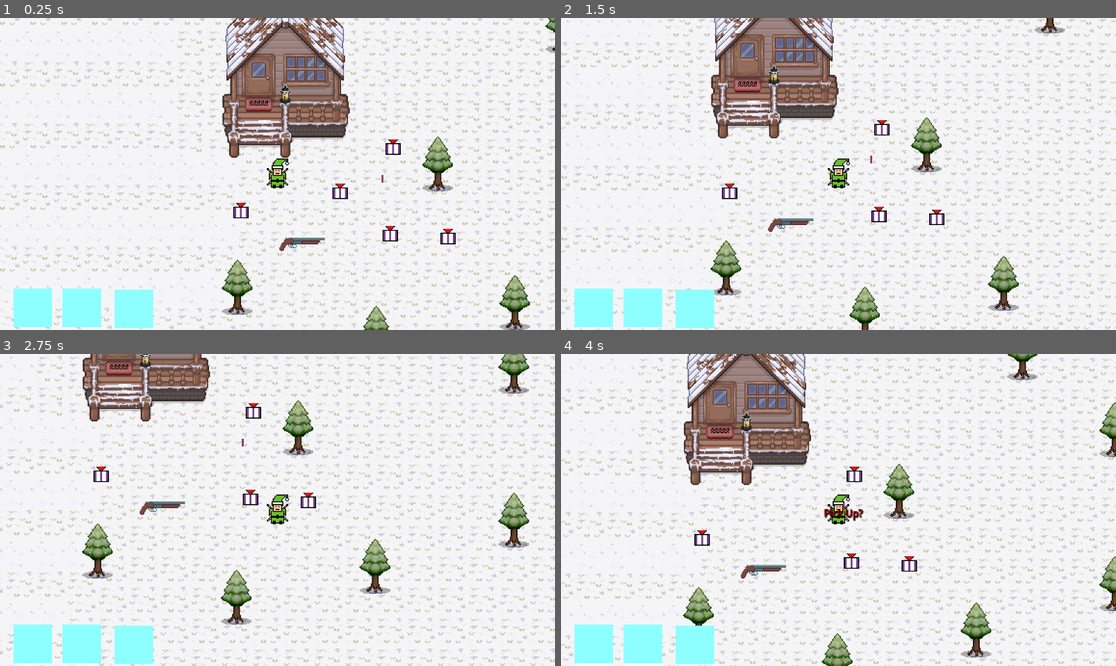
Above: before the commit, frames 1-4 (two rows, left to right).
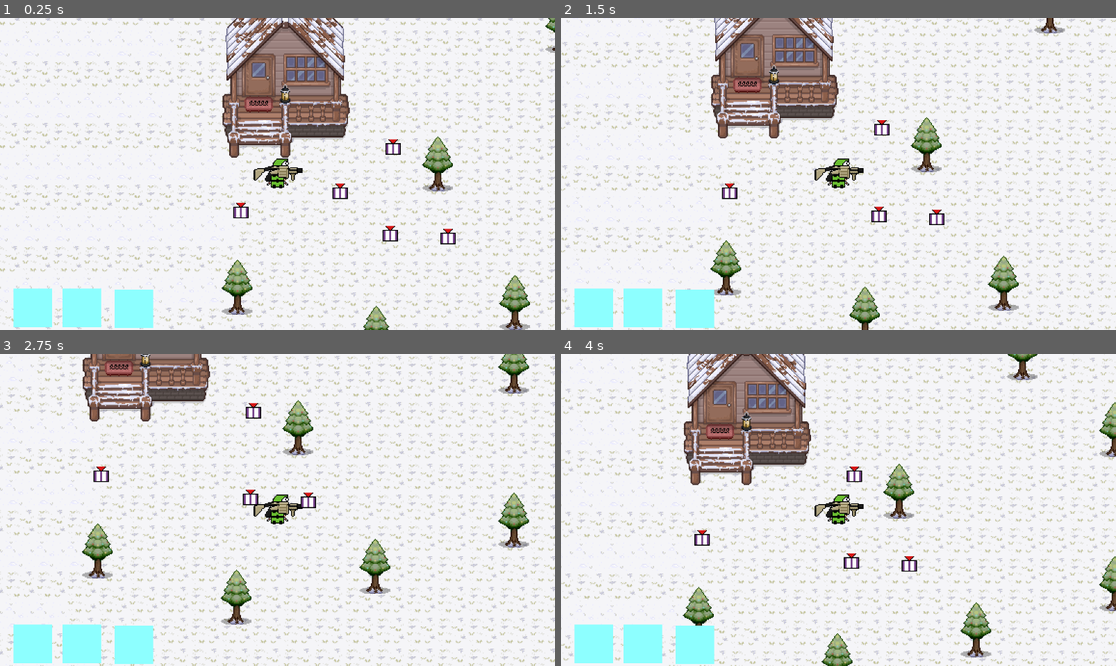
Above: after the commit, the same moments.

Repository: mr-moosebear/ElvesForClause
Game: Godot game, scene res://Scenes/main.tscn
Two runs of this game, one before a commit and one after it. Both use one fixed random seed, a clock stepped at 60 frames per second and the inputs below.
Inputs:
- Up to frame 1 (0.25 s): no input
- Up to frame 2 (1.5 s): tap Enter at 0.5 s; hold Right (right) 0.53-1.28 s; tap F (attack) at 0.6, 1.35 s; hold Down (down) from 1.28 s (still down)
- Up to frame 3 (2.75 s): release Down (down) at 2.03 s; hold Right (right) from 2.03 s (still down); tap F (attack) at 2.1 s
- Up to frame 4 (4 s): release Right (right) at 2.78 s; hold Up (up) 2.78-3.53 s; tap F (attack) at 2.85, 3.6 s; hold Left (left) from 3.53 s (still down)

The runs differ from the first frame. In frame 1, 0.5% of the frame differs, in the area x 45-70%, y 47-75%; in frame 2, 0.5%; in frame 3, 0.5%; in frame 4, 0.6%, in the area x 32-55%, y 47-72%.

Commit message:
Working with Gun

Diff:
--- a/elvesforclause/Autoloads/global.gd
+++ b/elvesforclause/Autoloads/global.gd
@@ -1,8 +1,23 @@
 extends Node
 
 
+var player_stats : Dictionary
+
 var short_range : String
 var long_range : String
-var trap : String
+var present : String
 
-var present : String
+const weapons = ["coal_gun", "wrapping_paper"]
+const power_ups = ["egg_nog", "hot_chocolate"]
+const power_downs = ["coal", "reindeer_poop"]
+
+func pick_random_item(str: String) -> String:
+	match str: # str = present
+		"power_down":
+			return power_downs.pick_random()
+		"power_up":
+			return power_ups.pick_random()
+		"weapon":
+			return weapons.pick_random()
+		_:
+			return ""
--- a/elvesforclause/Characters/player_one.gd
+++ b/elvesforclause/Characters/player_one.gd
@@ -1,5 +1,6 @@
 extends CharacterBody2D
 
+@onready var coal_gun = preload("res://Items/coal_gun.tscn")
 
 const player_base_stats = {
 	"health": 5,
@@ -8,10 +9,18 @@
 	"luck": 5
 }
 
-func _ready() -> void:
-	if !Global.short_range:
-		print("Hello")
 
 
-func _physics_process(delta: float) -> void:
-	pass
+
+func _ready() -> void:
+	var t = get_viewport().size
+	print(t)
+	update_weapon()
+
+func update_weapon() -> void:
+	var weapon = coal_gun.instantiate()
+	add_child(weapon)
+
+
+func _on_child_entered_tree(node: Node) -> void:
+	print(node.name)
--- a/elvesforclause/Characters/player_one.tscn
+++ b/elvesforclause/Characters/player_one.tscn
@@ -11,16 +11,16 @@
 [node name="PlayerOne" type="CharacterBody2D" groups=["player"]]
 script = ExtResource("1_lvsi3")
 
+[node name="CompCharacterMove" type="Node" parent="." node_paths=PackedStringArray("player")]
+script = ExtResource("3_myhgu")
+player = NodePath("..")
+
 [node name="CollisionShape2D" type="CollisionShape2D" parent="."]
 position = Vector2(0, -0.5)
 shape = SubResource("RectangleShape2D_0yvxe")
 
 [node name="Sprite2D" type="Sprite2D" parent="."]
 texture = ExtResource("2_q8p6s")
-
-[node name="CompCharacterMove" type="Node" parent="." node_paths=PackedStringArray("player")]
-script = ExtResource("3_myhgu")
-player = NodePath("..")
 
 [node name="Camera2D" type="Camera2D" parent="."]
 zoom = Vector2(2, 2)
@@ -30,3 +30,5 @@
 offset_top = 119.0
 offset_right = -274.0
 offset_bottom = 119.0
+
+[connection signal="child_entered_tree" from="." to="." method="_on_child_entered_tree"]
--- /dev/null
+++ b/elvesforclause/Components/item_pickup_component.gd
@@ -0,0 +1,6 @@
+class_name CompItemPickup
+extends Node
+
+@export var node : Node2D
+
+var can_pickup : bool = false
--- a/elvesforclause/Items/coal_gun.gd
+++ b/elvesforclause/Items/coal_gun.gd
@@ -6,21 +6,3 @@
 	"durability": 5,
 	"mag_size": 5
 }
-
-
-var can_pickup : bool = false
-func _process(delta: float) -> void:
-	if can_pickup:
-		if Input.is_action_just_pressed("attack"):
-			Global.long_range = "coal_gun"
-			queue_free()
-
-func _on_area_2d_body_entered(body: Node2D) -> void:
-	if body.is_in_group("player"):
-		can_pickup = true
-		print("Pick Up Gun")
-
-
-func _on_area_2d_body_exited(body: Node2D) -> void:
-	if body.is_in_group("player"):
-		can_pickup = false
--- a/elvesforclause/Items/coal_gun.tscn
+++ b/elvesforclause/Items/coal_gun.tscn
@@ -1,22 +1,10 @@
-[gd_scene load_steps=4 format=3 uid="uid://dbxmx08kuq3cu"]
+[gd_scene load_steps=3 format=3 uid="uid://dbxmx08kuq3cu"]
 
 [ext_resource type="Script" path="res://Items/coal_gun.gd" id="1_axceh"]
-[ext_resource type="Texture2D" uid="uid://11fub0x4g234" path="res://Art/Sprite-0030.png" id="1_nb2q2"]
-
-[sub_resource type="RectangleShape2D" id="RectangleShape2D_e47ux"]
-size = Vector2(46, 14)
+[ext_resource type="Texture2D" uid="uid://bbokj4khumnnx" path="res://Art/grenade_launcher.png" id="2_18svb"]
 
 [node name="CoalGun" type="Node2D" groups=["long_range"]]
 script = ExtResource("1_axceh")
 
-[node name="Area2D" type="Area2D" parent="."]
-
-[node name="CollisionShape2D" type="CollisionShape2D" parent="Area2D"]
-position = Vector2(1, 3)
-shape = SubResource("RectangleShape2D_e47ux")
-
 [node name="Sprite2D" type="Sprite2D" parent="."]
-texture = ExtResource("1_nb2q2")
-
-[connection signal="body_entered" from="Area2D" to="." method="_on_area_2d_body_entered"]
-[connection signal="body_exited" from="Area2D" to="." method="_on_area_2d_body_exited"]
+texture = ExtResource("2_18svb")
--- a/elvesforclause/Items/present.gd
+++ b/elvesforclause/Items/present.gd
@@ -8,7 +8,9 @@
 	if can_pickup:
 		if Input.is_action_just_pressed("attack"):
 			Global.present = random_gift(gift)
+			print(Global.present)
 			queue_free()
+
 
 # TODO: Create a way that if an item hasn't been picked after 3x pick that
 func random_gift(arr: Array) -> String:
--- a/elvesforclause/Scenes/main.gd
+++ b/elvesforclause/Scenes/main.gd
@@ -2,9 +2,10 @@
 
 
 func _on_child_exiting_tree(node: Node) -> void:
-	if node.is_in_group("short_range"):
-		print("Short Range Updating")
-		$PlayerOne/InventoryUI.update_short_range()
-	elif node.is_in_group("long_range"):
-		print("Long Range Updating")
-		$PlayerOne/InventoryUI.update_long_range()
+	if node.is_in_group("present"):
+		var t = Global.pick_random_item(Global.present)
+		print(t)
+
+
+func _on_child_entered_tree(node: Node) -> void:
+	pass # Replace with function body.
--- a/elvesforclause/Scenes/main.tscn
+++ b/elvesforclause/Scenes/main.tscn
@@ -1,10 +1,8 @@
-[gd_scene load_steps=7 format=3 uid="uid://dgojhjp7wd51y"]
+[gd_scene load_steps=5 format=3 uid="uid://dgojhjp7wd51y"]
 
 [ext_resource type="Script" path="res://Scenes/main.gd" id="1_5nvhw"]
 [ext_resource type="PackedScene" uid="uid://bq8tna0djfbd7" path="res://Scenes/level_one_tile_map.tscn" id="1_k443m"]
 [ext_resource type="PackedScene" uid="uid://dyjlxddoxrwxc" path="res://Characters/player_one.tscn" id="2_tbjfa"]
-[ext_resource type="PackedScene" uid="uid://bocfeapfxa7w3" path="res://Items/wrapping_paper.tscn" id="3_j58qs"]
-[ext_resource type="PackedScene" uid="uid://dbxmx08kuq3cu" path="res://Items/coal_gun.tscn" id="5_3b7u1"]
 [ext_resource type="PackedScene" uid="uid://cwldu6y0kgiex" path="res://Items/present.tscn" id="6_8du1e"]
 
 [node name="Main" type="Node2D"]
@@ -14,12 +12,6 @@
 
 [node name="PlayerOne" parent="." instance=ExtResource("2_tbjfa")]
 position = Vector2(106, 215)
-
-[node name="WrappingPaper" parent="." instance=ExtResource("3_j58qs")]
-position = Vector2(215, 220)
-
-[node name="CoalGun" parent="." instance=ExtResource("5_3b7u1")]
-position = Vector2(131, 285)
 
 [node name="Present" parent="." instance=ExtResource("6_8du1e")]
 position = Vector2(171, 233)
@@ -36,4 +28,5 @@
 [node name="Present5" parent="." instance=ExtResource("6_8du1e")]
 position = Vector2(223, 277)
 
+[connection signal="child_entered_tree" from="." to="." method="_on_child_entered_tree"]
 [connection signal="child_exiting_tree" from="." to="." method="_on_child_exiting_tree"]
--- a/elvesforclause/UI/inventory_ui.gd
+++ b/elvesforclause/UI/inventory_ui.gd
@@ -2,7 +2,7 @@
 
 var items : Dictionary = {
 	"wrapping_paper": "res://Art/MyArt/WrappingPaper.png",
-	"coal_gun": "res://Art/Sprite-0030.png"
+	"coal_gun": "res://Art/grenade_launcher.png"
 }
 
 func update_short_range() -> void:
Binary file added: elvesforclause/Art/grenade_launcher.png
Not shown, added: elvesforclause/Art/grenade_launcher.png.import
